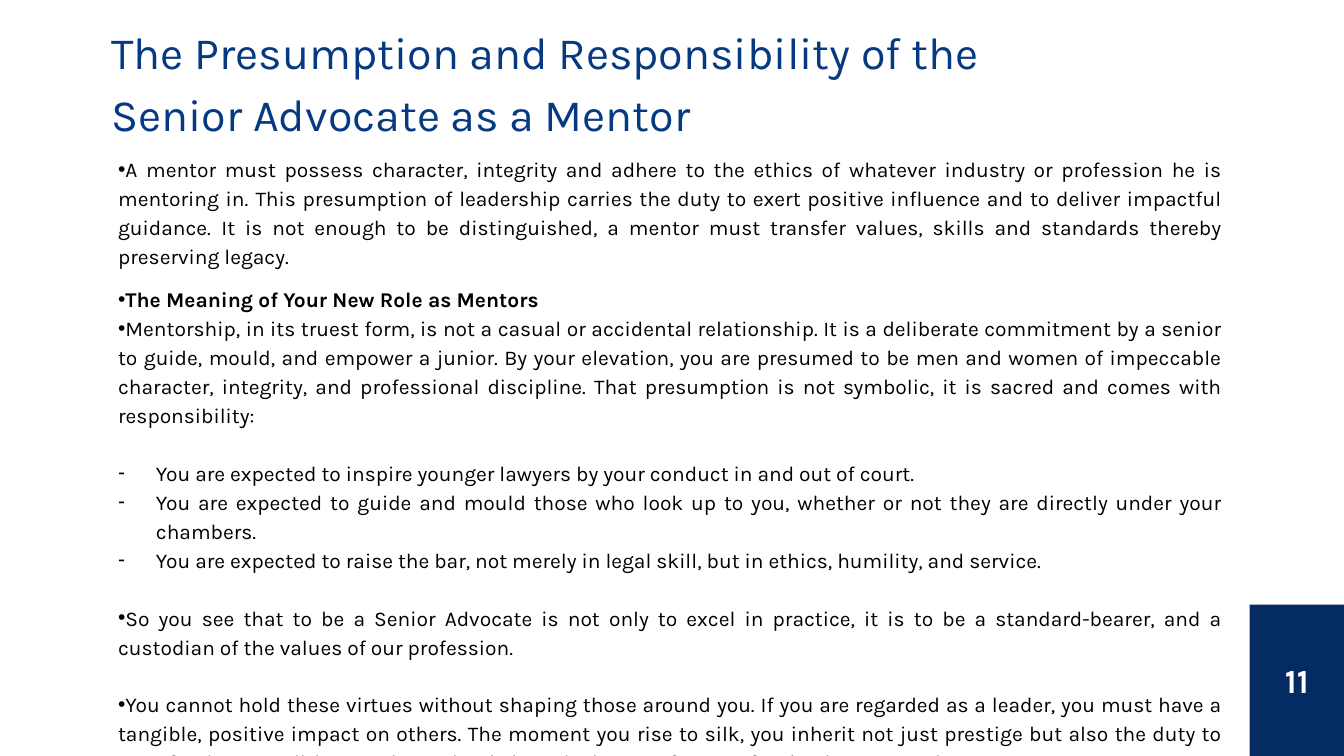
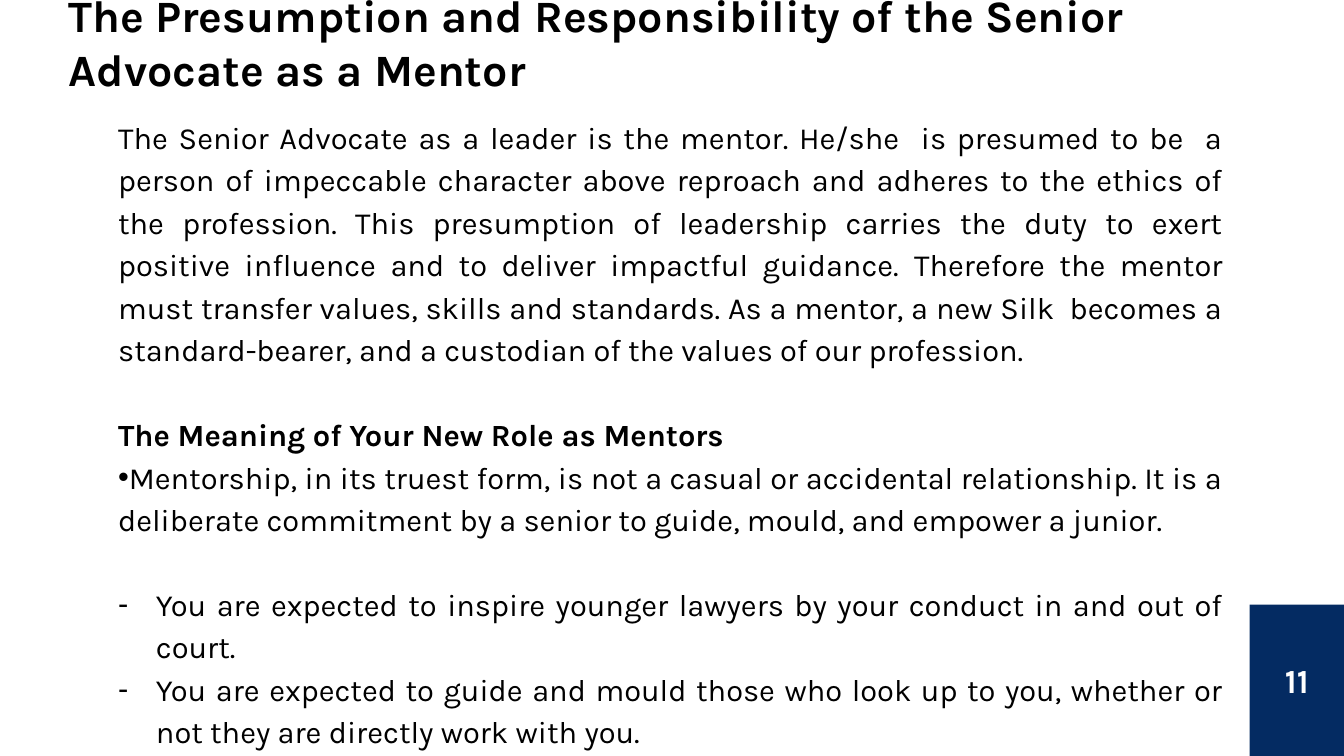
Before and after one commit to BOSANigeria/website-launch-2025, a slide deck: slide 11 of public/assets/induction/Mentorship & Knowledge Transfer - Preserving The Standard of The Inner Bar.pptx. Drawn at 1344x756 pixels with LibreOffice and Linux fonts; fonts in the diff are those of the drawing. Boxes give left, top, right and bottom in pixels: in the first picture for what was removed or moved away, otherwise in the second. Text is boxed around its words. In the diff, an @@ line names an element or a change of style, - is before the commit and + after.

```diff
--- a/public/assets/induction/Mentorship & Knowledge Transfer - Preserving The Standard of The Inner Bar.pptx
+++ b/public/assets/induction/Mentorship & Knowledge Transfer - Preserving The Standard of The Inner Bar.pptx
@@ title "The Presumption and Responsibility of ...": place and size @@
-title "The Presumption and Responsibility of ..." at box(112, 38, 979, 132)
+title "The Presumption and Responsibility of ..." at box(69, 0, 1123, 87)
@@ title "The Presumption and Responsibility of ..." at box(69, 0, 1123, 87): text colour #053982 to #000000, bold on; line spacing 1.15 to 1 @@
@@ text "The Senior Advocate as a ...": place and size @@
-text "The Senior Advocate as a ..." at box(118, 162, 1222, 746)
+text "The Senior Advocate as a ..." at box(118, 126, 1223, 751)
@@ text at box(118, 126, 1223, 369): text changed; size 15 to 22 pt @@
-• A mentor must possess character, integrity and adhere to the ethics of whatever industry or profession he is mentoring in. This presumption of leadership carries the duty to exert positive influence and to deliver impactful guidance. It is not enough to be distinguished, a mentor must transfer values, skills and standards thereby preserving legacy.
+The Senior Advocate as a leader is the mentor. He/she is presumed to be a person of impeccable character above reproach and adheres to the ethics of the profession. This presumption of leadership carries the duty to exert positive influence and to deliver impactful guidance. Therefore the mentor must transfer values, skills and standards. As a mentor, a new Silk becomes a standard-bearer, and a custodian of the values of our profession.
@@ text at box(118, 424, 1222, 659): size 15 to 22 pt in "The Meaning of Your New Role as ...", "You are expected to inspire younger lawyers ..."; bullet • to none @@
@@ text at box(118, 467, 1222, 539): text changed; size 15 to 22 pt @@
-• Mentorship, in its truest form, is not a casual or accidental relationship. It is a deliberate commitment by a senior to guide, mould, and empower a junior. By your elevation, you are presumed to be men and women of impeccable character, integrity, and professional discipline. That presumption is not symbolic, it is sacred and comes with responsibility:
+• Mentorship, in its truest form, is not a casual or accidental relationship. It is a deliberate commitment by a senior to guide, mould, and empower a junior.
@@ text at box(156, 680, 1222, 751): text changed; size 15 to 22 pt @@
-– You are expected to guide and mould those who look up to you, whether or not they are directly under your chambers.
-– You are expected to raise the bar, not merely in legal skill, but in ethics, humility, and service.
-• So you see that to be a Senior Advocate is not only to excel in practice, it is to be a standard-bearer, and a custodian of the values of our profession.
-• You cannot hold these virtues without shaping those around you. If you are regarded as a leader, you must have a tangible, positive impact on others. The moment you rise to silk, you inherit not just prestige but also the duty to transfer those qualities to others. That is how the legacy of our profession is preserved.
+– You are expected to guide and mould those who look up to you, whether or not they are directly work with you.
+– You are expected to raise the bar, not merely in legal skill, but in ethics, empathy, humility and service.
```
Also in this commit, not shown: 16 other slides changed, 2 slides added, 1 slide removed.
